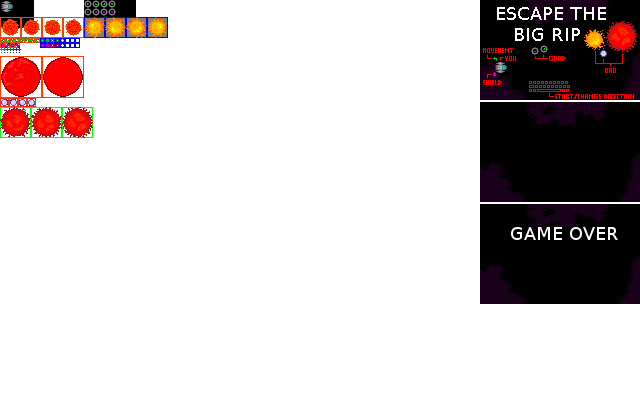
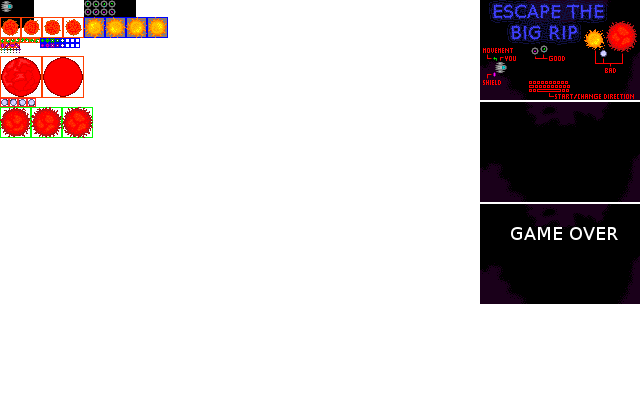
Before/after of a 640×400 layered artwork. What changed in the layer stack:
renamed "ESCAPE THE ..." to "Ebene", painted on it over [489, 0, 608, 45]
